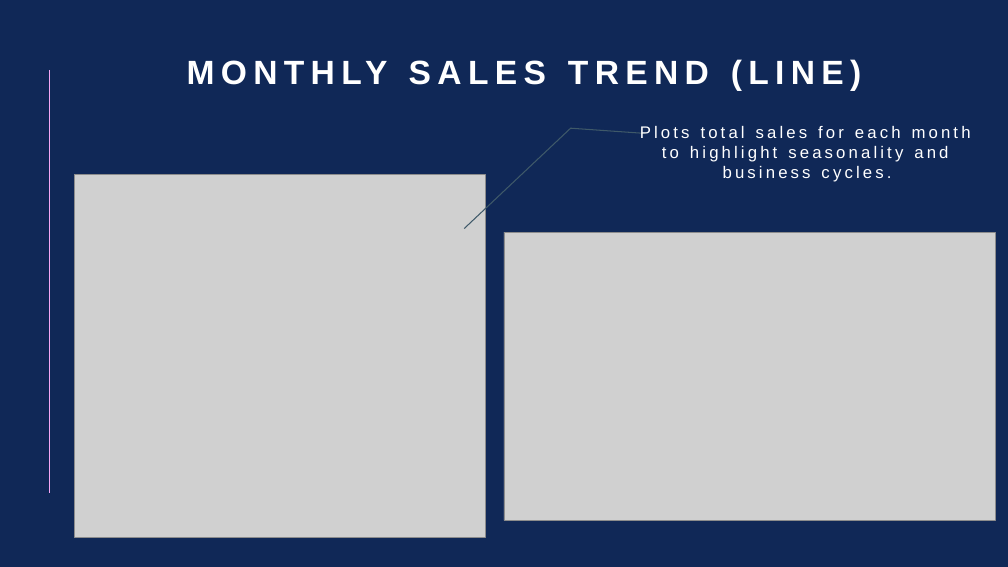
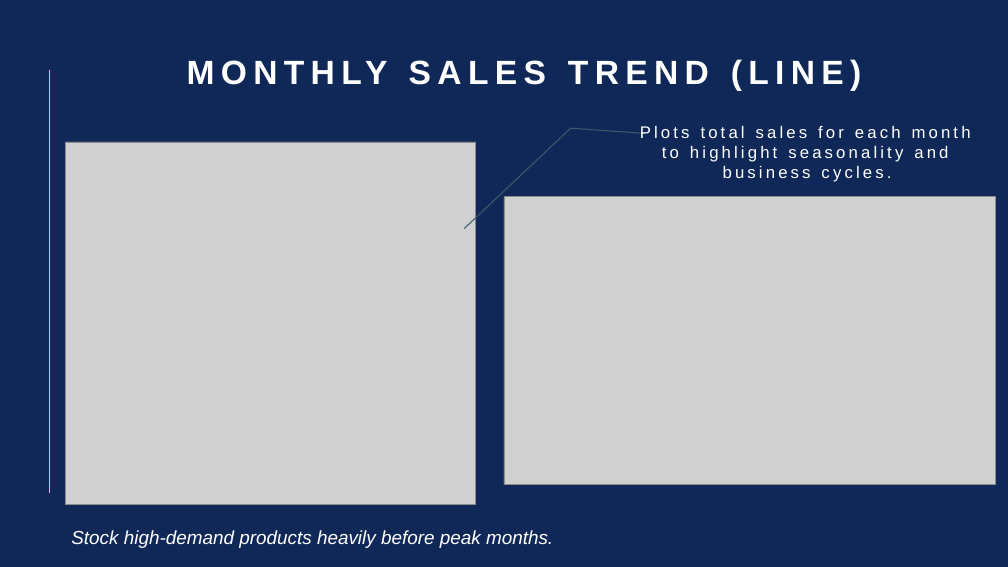
Before and after one commit to TeachFeastKunal/KunalYadav-Ecommerce_Data_Analysis, a slide deck: slide 11 of Ecommerce_Analysis_Project_IBM/Documentations/E-Commerce Sales Performance Analysis and Visualization using Python.pptx. Drawn at 1008x567 pixels with LibreOffice and Linux fonts; fonts in the diff are those of the drawing; grey boxes stand for pictures. Boxes give left, top, right and bottom in pixels: in the first picture for what was removed or moved away, otherwise in the second. Text is boxed around its words. In the diff, an @@ line names an element or a change of style, - is before the commit and + after.

```diff
--- a/Ecommerce_Analysis_Project_IBM/Documentations/E-Commerce Sales Performance Analysis and Visualization using Python.pptx
+++ b/Ecommerce_Analysis_Project_IBM/Documentations/E-Commerce Sales Performance Analysis and Visualization using Python.pptx
@@ picture: place and size @@
-picture at <box>74,175,485,538</box>
+picture at <box>65,142,476,505</box>
@@ picture: place and size @@
-picture at <box>504,232,996,520</box>
+picture at <box>504,197,996,485</box>
@@ text added at <box>71,530,553,548</box>, 18 pt, text #FFFFFF, italic @@
+Stock high-demand products heavily before peak months.
```
Also in this commit, not shown: 6 other slides changed.
